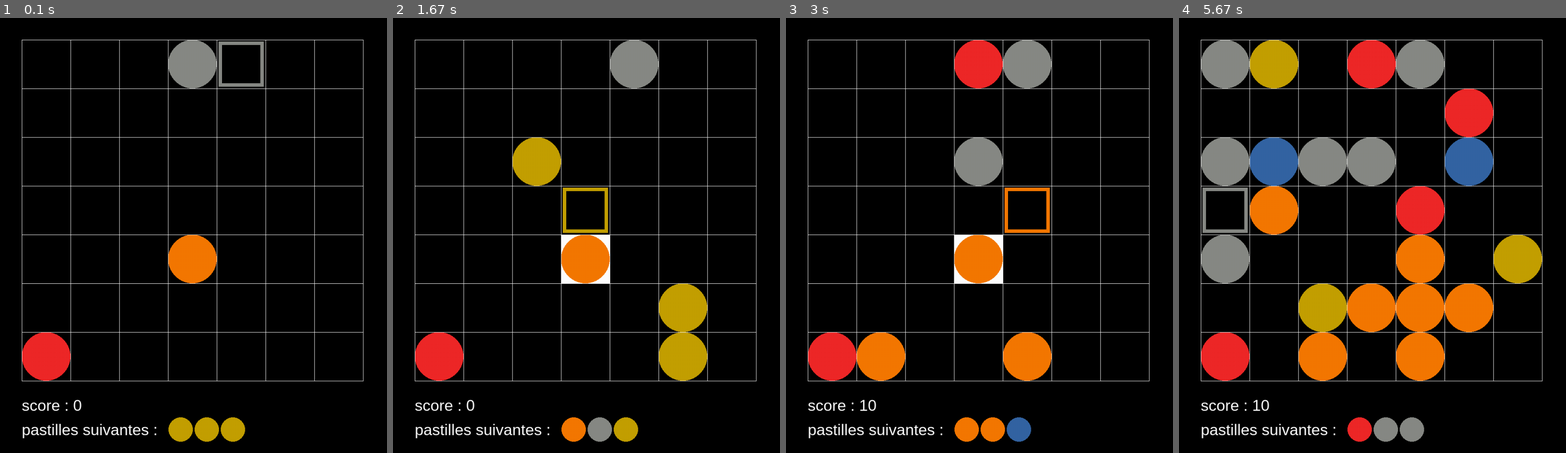
Above: before the commit, frames 1-4 (left to right).
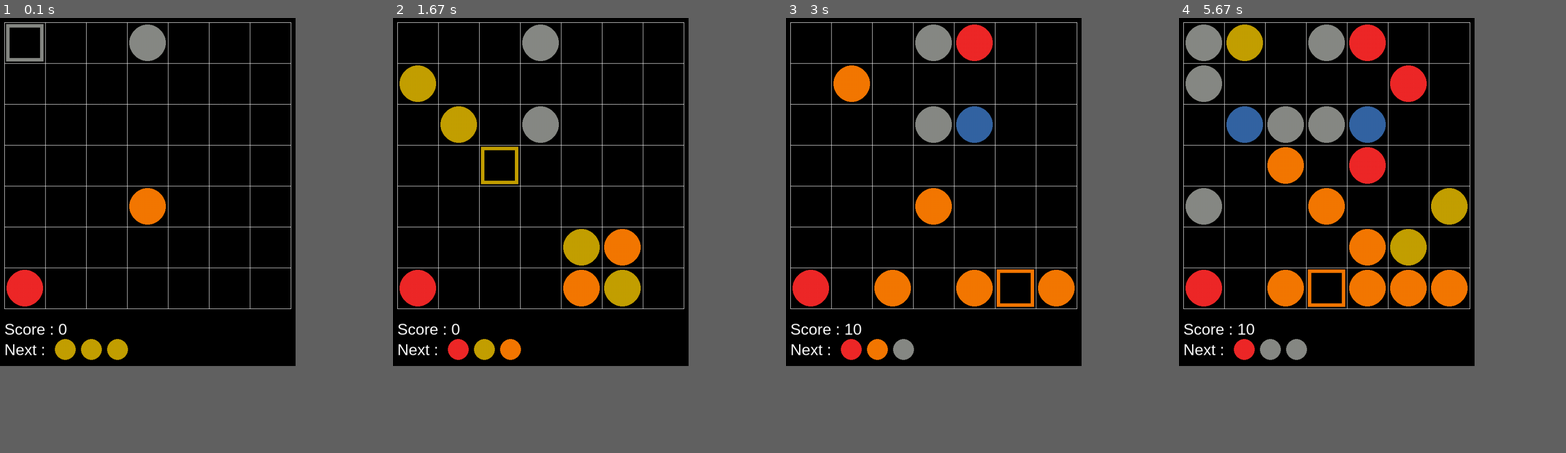
Above: after the commit, the same moments.

Repository: remipannequin/fiver
Game: pygame game, started from fiver.py
The game is run twice, just before and just after one commit, with the same random seed, the same clock (stepped at 60 frames per second) and the same inputs.
Inputs (mouse positions are in pixels of both pictures, inside the frame that each line leads up to):
- Up to frame 1 (0.1 s): no input
- Up to frame 2 (1.67 s): click (540, 192) at 0.43 s; click (571, 270) at 0.8 s; tap Space at 1.07, 1.53 s
- Up to frame 3 (3 s): tap Space at 2.03, 2.37 s; click (925, 131) at 2.93 s
- Up to frame 4 (5.67 s): move the mouse to (1283, 118) at 3.2 s; click (1283, 118) at 3.33 s; move the mouse to (1430, 283) at 3.6 s; click (1430, 283) at 3.73 s; click (1418, 183) at 4.13 s; tap Space at 4.47, 4.77 s; move the mouse to (1240, 122) at 4.97 s; click (1240, 122) at 5.1 s; click (1341, 178) at 5.5 s
The window is 800x900 before the commit and 611x720 after it. Grey fills any space a smaller window leaves; there, only what the larger window draws over its background counts as a difference.

The runs differ from the first frame. In frame 1, 12% of the frame differs, in the area x 1-94%, y 1-98%; in frame 2, 18%; in frame 3, 19%; in frame 4, 37%.

Commit message:
code modularisation

Diff:
--- a/fiver.py
+++ b/fiver.py
@@ -6,7 +6,7 @@
 import pygame
 
 from game import Game, Helper
-from player import step, best_destination
+from player import step, heuristic_2
 
 _author__="Julien Noel and Rémi Pannequin"
 __copyright__ = "Copyright 2020"
@@ -33,12 +33,14 @@
         self.compute_size()
 
 
+
     def compute_size(self):
-        hauteur_fenetre = 1000
-        longeur_fenetre = round(hauteur_fenetre*(8/9))
-        self.rayon_cercle = round(longeur_fenetre/16)
-        self.diametre_cercle =  self.rayon_cercle*2
-        self.fenetre = pygame.display.set_mode((longeur_fenetre, hauteur_fenetre))
+        height = 800
+        width = round(height*(self.g.n_cols/(self.g.n_rows+1.5)))+20
+        self.l = round((width-20)/self.g.n_cols)
+        self.win = pygame.display.set_mode((width, height))
+        self.font = pygame.font.SysFont("arial", 36)
+        self.font_big = pygame.font.SysFont("arial", 70)
 
 
     def reset(self):
@@ -48,10 +50,10 @@
 
 
     def pix(self, r):
-        return int(50 + r*self.diametre_cercle)
+        return int(10 + r*self.l)
 
     def grid(self, x):
-        return (x-50)//self.diametre_cercle
+        return (x-10)//self.l
 
 
     def estimate_best_move(self):
@@ -60,82 +62,96 @@
             #TODO rebuild cache only if game change
             self.hp.build_eval_cache()
             #Estimate best move (destination)
-            self.proposition = best_destination(self.hp, actions)
-
+            (src, dst) = heuristic_2(self.hp, actions)
+            self.proposition = (dst.row, dst.col, src.piece.id)
+
+    def text_centered(self, msg, x, y, big=False):
+        if big:
+            text = self.font_big.render(msg, 1, WHITE)
+        else:
+            text = self.font.render(msg, 1, WHITE)
+        textpos = text.get_rect()
+        textpos.centerx = x
+        textpos.centery = y
+        self.win.blit(text, textpos)
+
+
+
+    def text_left(self, msg, height):
+        text = self.font.render(msg, True, WHITE)
+        textpos = text.get_rect()
+        textpos.left = self.pix(0)
+        textpos.centery = height
+        self.win.blit(text, textpos)
+        return textpos.right
 
     def draw_game(self):
-        background = pygame.Surface(self.fenetre.get_size())
-        #programmes d'edition du texte
-        font = pygame.font.SysFont("arial", 36)
-        font2 = pygame.font.SysFont("arial", 70)
-        text = font.render("score : %d"%self.g.score, True, WHITE)
-        textpos = text.get_rect()
-        textpos.left = 50
-        textpos.centery = self.pix(self.g.n_rows+0.5)
-        background.blit(text, textpos)
-        #texte pour les pastilles suivantes
-        text3 = font.render("pastilles suivantes : ", True, WHITE)
-        text3pos = text3.get_rect()
-        text3pos.left = 50
-        text3pos.centery = self.pix(self.g.n_rows+1)
-        background.blit(text3, text3pos)
-        # Ajout du fond dans la fenêtre
-        self.fenetre.blit(background, (0, 0))
+        background = pygame.Surface(self.win.get_size())
+        self.win.blit(background, (0, 0))
+
+        #Display score
+        self.text_left("Score : %d"%self.g.score, self.pix(self.g.n_rows+0.5))
+
+        #Next pieces (text)
+        decalage = self.text_left("Next : ", self.pix(self.g.n_rows+1))
+        r = round(self.l / 4)
+        decalage += int(r*1.5)
+        for piece in self.g.next_pieces_queue:
+            pygame.draw.circle(self.win,
+                               COULEUR[piece.id],
+                               [decalage, self.pix(self.g.n_rows+1)],
+                               r)
+            decalage = decalage + int(2.5 * r)
+
+        #draw lines
+        for col in range(self.g.n_cols+1):
+            pygame.draw.line(self.win,
+                    WHITE,
+                    [self.pix(col), self.pix(0)],
+                    [self.pix(col), self.pix(self.g.n_rows)])
+        for row in range(self.g.n_rows+1):
+            pygame.draw.line(self.win,
+                    WHITE,
+                    [self.pix(0), self.pix(row)],
+                    [self.pix(self.g.n_cols), self.pix(row)])
+
         if not self.game_over:
-            border = round(self.diametre_cercle/25)
-            pygame.draw.rect(self.fenetre,
+            border = round(self.l/25)
+            pygame.draw.rect(self.win,
                              COULEUR[self.proposition[2]],
                              [self.pix(self.proposition[1])+border,
                               self.pix(self.proposition[0])+border,
-                              self.diametre_cercle-2*border,
-                              self.diametre_cercle-2*border],
+                              self.l-2*border,
+                              self.l-2*border],
                               2*border)
+
+        #draw selection
         if self.selection :
-            pygame.draw.rect(self.fenetre,
+            pygame.draw.rect(self.win,
                              WHITE,
-                             (self.pix(self.selection[1]),self.pix(self.selection[0]),self.diametre_cercle,self.diametre_cercle))
-        #dessin des cercles (pieces)
+                             (self.pix(self.selection[1]),self.pix(self.selection[0]),self.l,self.l))
+        #Draw Pieces
+        rayon_cercle = int(self.l * 0.45)
         for row in range(self.g.n_rows):
             for col in range(self.g.n_cols):
                 piece = self.g.board.get_piece(row, col)
                 if piece is not None:
-                    pygame.draw.circle(self.fenetre,
+                    pygame.draw.circle(self.win,
                             COULEUR[piece.id],
                             [self.pix(col+0.5), self.pix(row+0.5)],
-                            self.rayon_cercle)
-
-        decalage = 0
-        r = round(self.diametre_cercle / 4)
-        for piece in self.g.next_pieces_queue:
-            pygame.draw.circle(self.fenetre,
-                               COULEUR[piece.id],
-                               [text3pos.right +15 + r + decalage, self.pix(self.g.n_rows+1)],
-                               r)
-            decalage = decalage + 60
-
-        for index in range(self.g.n_cols+1):
-            pygame.draw.line(self.fenetre,
-                    WHITE,
-                    [self.pix(index), self.pix(0)],
-                    [self.pix(index), self.pix(self.g.n_rows)])
-        for index in range(self.g.n_rows+1):
-            pygame.draw.line(self.fenetre,
-                    WHITE,
-                    [self.pix(0), self.pix(index)],
-                    [self.pix(self.g.n_cols), self.pix(index)])
-        #texte pour ecrire game_over
+                            rayon_cercle)
+
+        #Display game over / play again
         if self.game_over:
-            text2 = font2.render("GAME OVER", 1, WHITE)
-            text2pos = text2.get_rect()
-            text2pos.centerx = self.pix(self.g.n_cols/2)
-            text2pos.centery = self.pix(self.g.n_rows/2)
-            self.fenetre.blit(text2, text2pos)
-            self.replay = pygame.draw.rect(self.fenetre, WHITE, [self.pix(self.g.n_cols-1.5), self.pix(self.g.n_rows+0.5), self.diametre_cercle*1.5, self.diametre_cercle//2], 2)
-            text4 = font.render("rejouer",1, WHITE)
-            text4pos = text4.get_rect()
-            text4pos.centerx = self.replay.centerx
-            text4pos.centery = self.replay.centery
-            self.fenetre.blit(text4, text4pos)
+            self.text_centered("GAME OVER", self.pix(self.g.n_cols/2), self.pix(self.g.n_rows/2), True)
+
+            self.replay = pygame.draw.rect(self.win,
+                                           WHITE,
+                                           [self.pix(self.g.n_cols-2.5),
+                                            self.pix(self.g.n_rows+0.5),
+                                            self.l*2.5,
+                                            self.l//2], 2)
+            self.text_centered("play again", self.replay.centerx, self.replay.centery)
 
 
     def process_events(self):
--- a/game.py
+++ b/game.py
@@ -325,7 +325,7 @@
                                 free += 1
                         diff = 4 - same - free
                         if same > diff:
-                            v += math.pow(same - diff + 1, 2)*10 + free
+                            v = max(v, math.pow(same - diff + 1, 2)*10 + free)
                     result[r][c][t] = v
         self.cache = result
 
